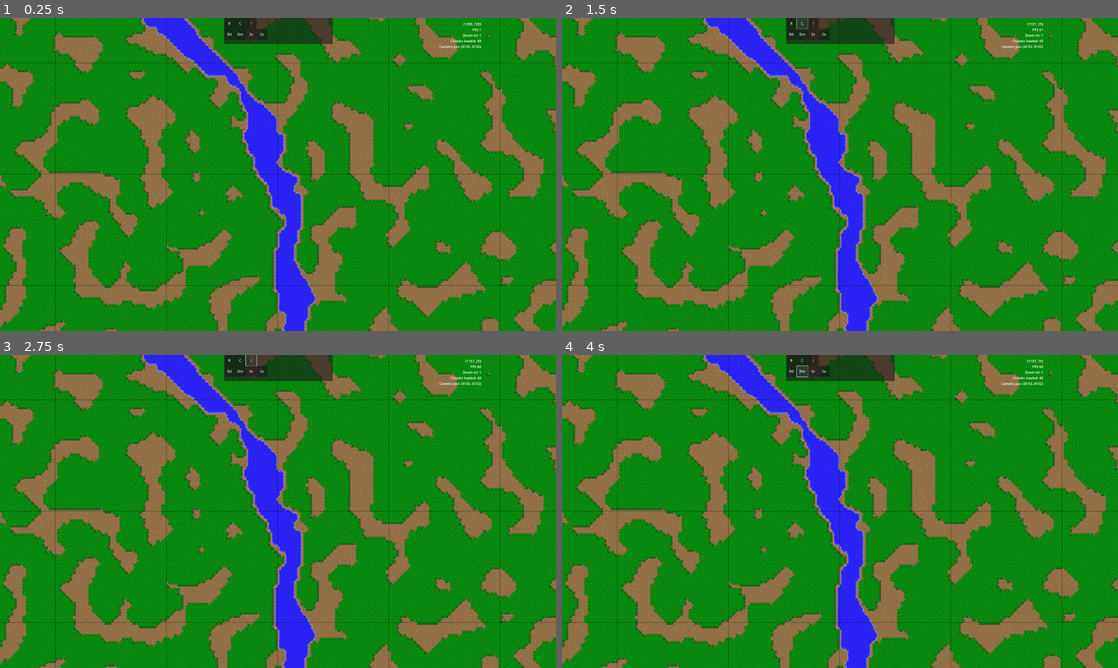
Above: before the commit, frames 1-4 (two rows, left to right).
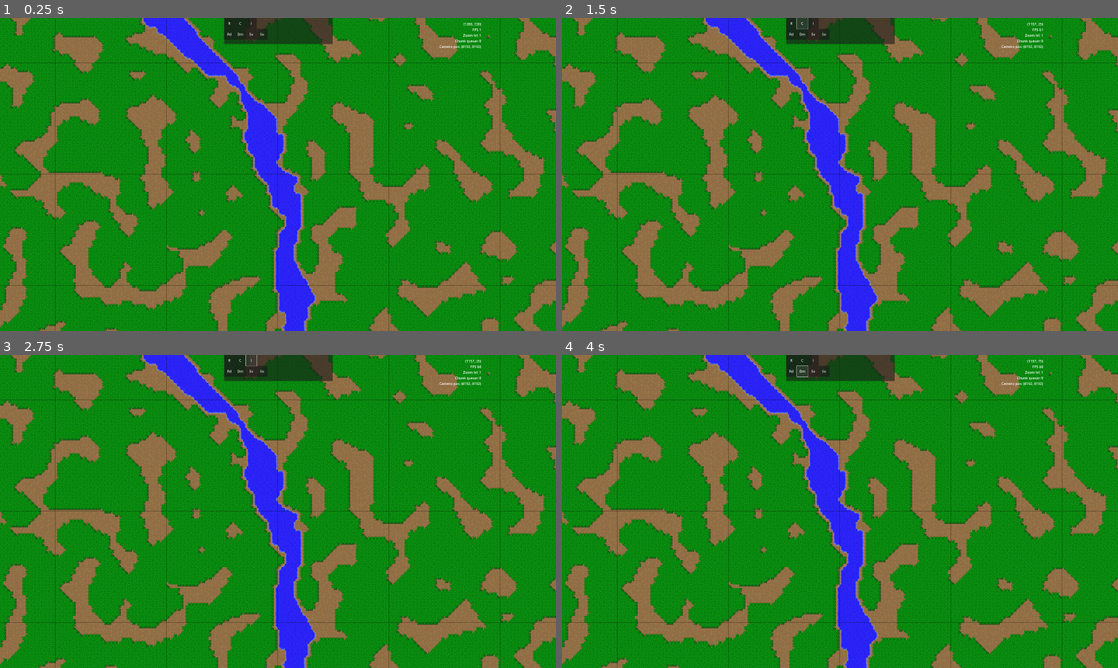
Above: after the commit, the same moments.

Repository: ahakkar/ACSIM
Game: Godot game, scene res://scenes/Main.tscn
Two runs of this game, one before a commit and one after it. Both use one fixed random seed, a clock stepped at 60 frames per second and the inputs below.
Inputs:
- Up to frame 1 (0.25 s): no input
- Up to frame 2 (1.5 s): click "R" at 0.5 s; click "C" at 1.25 s
- Up to frame 3 (2.75 s): click "I" at 2 s
- Up to frame 4 (4 s): click "Rd" at 2.75 s; click "Dm" at 3.5 s

The runs differ from the first frame. In frame 1, 1.5% of the frame differs, in the area x 0-100%, y 0-100%; in frame 2, 1.5%; in frame 3, 1.5%; in frame 4, 1.5%.

Commit message:
moved chunkgen to 2nd thread, initial solution

Diff:
--- a/scenes/Chunk.gd
+++ b/scenes/Chunk.gd
@@ -3,12 +3,13 @@
 
 var x:int = -1
 var y:int = -1
-var should_remove:bool = true
+var should_remove:bool = false
 
 # Called when the node enters the scene tree for the first time.
-func _init(xpos:int, ypos:int):
+func _init(ypos:int, xpos:int, sr: bool):
 	self.x = xpos
 	self.y = ypos
+	self.should_remove = sr
 
 	self.name = "Chunk [%d,%d]" % [x, y]
 	self.set_tileset(Globals.TILESET_TERRAIN)
--- a/scripts/CameraZoom2D.gd
+++ b/scripts/CameraZoom2D.gd
@@ -5,17 +5,22 @@
 var is_panning_camera = false
 var tween
 
+
 func camera_zoom_in() -> void:
 	_set_camera_zoom_level(Globals.CAMERA_ZOOM_LEVEL - Globals.CAMERA_ZOOM_FACTOR)
+
 
 func camera_zoom_out() -> void:
 	_set_camera_zoom_level(Globals.CAMERA_ZOOM_LEVEL + Globals.CAMERA_ZOOM_DURATION)
 
+
 func get_camera_position():
 	return self.position
 
-func _process(delta) -> void:
+
+func _process(_delta) -> void:
 	Globals.CAMERA_POSITION = self.position
+
 
 func _set_camera_zoom_level(value: float) -> void:
 	Globals.CAMERA_ZOOM_LEVEL = clamp(value, Globals.CAMERA_MIN_ZOOM_LEVEL, Globals.CAMERA_MAX_ZOOM_LEVEL)
@@ -29,8 +34,10 @@
 		Globals.CAMERA_ZOOM_DURATION
 	)
 
+
 func _on_set_camera_position(pos: Vector2) -> void:
 	self.position = pos
+
 
 func _unhandled_input(event):
 	if event.is_action_pressed("camera_zoom_in"):
--- a/scripts/ChunkHandler.gd
+++ b/scripts/ChunkHandler.gd
@@ -10,9 +10,12 @@
 # which is extremely slow in godot 4.0, 4096x4096 takes minutes to fill with set_cell() commands
 
 var chunks:Dictionary = {}
-var unready_chunks:Dictionary = {}
 var window_width = DisplayServer.window_get_size(0).x
 var distance = abs((window_width/(Globals.CHUNK_SIZE.x*Globals.TILE_SIZE_X)) / 2 +1 )
+var mutex:Mutex
+var semaphore:Semaphore
+var thread:Thread
+var exit_thread = false
 
 
 func _init() -> void:
@@ -20,23 +23,55 @@
 
 
 func _process(_delta):
+#	if !Globals.worlgen_ready || Globals.chunk_queue.size() > 64:
+#		return
 	update_chunks()
 	clean_up_chunks()
 	reset_chunks()
 
+	#print(self.get_child_count())
+
 
 func _ready():
-	#thread = Thread.new()
-	#print(distance)
-	pass
+	mutex = Mutex.new()
+	semaphore = Semaphore.new()
+	exit_thread = false
+
+	thread = Thread.new()
+	thread.start(start_chunkgen, Thread.PRIORITY_NORMAL)
 
 
-func add_chunk(x:int, y:int) -> void:
-	var key = str(y) + "," + str(x)
-	if chunks.has(key):
-		return
+func start_chunkgen():
+	while true:
+		semaphore.wait()
 
-	load_chunk(x, y, key)
+		mutex.lock()
+		var should_exit = exit_thread # Protect with Mutex.
+		mutex.unlock()
+
+		if should_exit:
+			break
+
+		if Globals.chunk_queue.size() > 0:
+			mutex.lock()
+			var vars = Globals.chunk_queue.pop_front()
+			mutex.unlock()
+
+			load_chunk(vars[0].y, vars[0].x, vars[1])
+
+
+# Thread must be disposed (or "joined"), for portability.
+func _exit_tree():
+	# Set exit condition to true.
+	mutex.lock()
+	exit_thread = true # Protect with Mutex.
+	mutex.unlock()
+
+	# Unblock by posting.
+	semaphore.post()
+
+	# Wait until it exits.
+	thread.wait_to_finish()
 
 
 func clean_up_chunks():
@@ -47,17 +82,14 @@
 			chunks.erase(key)
 
 
-func clear_chunk(pos:Vector2i) -> void:
-	self.chunks[pos.y][pos.x].clear()
+func correction_factor(d) -> float:
+	if Globals.CAMERA_ZOOM_LEVEL < 0.6:
+		return d * 2.0
+	elif Globals.CAMERA_ZOOM_LEVEL > 1.0:
+		return d
+	else:
+		return d * ( 1 + 2 * (1-Globals.CAMERA_ZOOM_LEVEL) )
 
-
-func correction_factor(distance) -> float:
-	if Globals.CAMERA_ZOOM_LEVEL < 0.6:
-		return distance * 2.0
-	elif Globals.CAMERA_ZOOM_LEVEL > 1.0:
-		return distance
-	else:
-		return distance * ( 1 + 2 * (1-Globals.CAMERA_ZOOM_LEVEL) )
 
 func get_chunk(x:int, y:int):
 	var key = str(y) + "," + str(x)
@@ -67,17 +99,21 @@
 	return null
 
 
-func load_chunk(x:int, y:int, key:String):
-	var chunk = Chunk.new(x,y)
-	self.add_child(chunk)
+func load_chunk(y:int, x:int, key):
+	var chunk = Chunk.new(y, x, false)
+	call_deferred("add_child", chunk)
+
+	mutex.lock()
 	chunks[key] = chunk
-
-	Globals.chunks_loaded += 1
+	mutex.unlock()
 
 
 func reset_chunks():
+	# avoid trying to edit already removed chunks
+	mutex.lock()
 	for key in chunks:
 		chunks[key].should_remove = true
+	mutex.unlock()
 
 
 func update_chunks():
@@ -88,11 +124,20 @@
 	# based on current zoom level.
 	var zoom_corrected = correction_factor(distance)
 
+	# iterate through all the chunks. if a chunk is in camera range,
+	# and it exists, it should not be removed
+	# if chunk should be in range and it doesn't exist, it will be
+	# created by adding the coords to a work queue
 	for y in Globals.map_size/Globals.CHUNK_SIZE.y:
 		for x in Globals.map_size/Globals.CHUNK_SIZE.x:
 			if (abs(x - p_x) <= zoom_corrected && abs(y - p_y) <= zoom_corrected):
-				add_chunk(x, y)
-
-				var chunk = get_chunk(x,y)
-				if chunk != null:
-					chunk.should_remove = false
+				var key = str(y) + "," + str(x)
+				if chunks.has(key):
+					var chunk = get_chunk(x,y)
+					if chunk != null:
+						chunk.should_remove = false
+				else:
+					mutex.lock()
+					Globals.chunk_queue.push_back([Vector2i(x, y), key])
+					mutex.unlock()
+					semaphore.post()
--- a/scripts/Control.gd
+++ b/scripts/Control.gd
@@ -26,7 +26,7 @@
 		str(get_viewport().get_mouse_position()) +"\n" +
 		"FPS " + str(Engine.get_frames_per_second()) + "\n" +
 		"Zoom lvl: " + str(Globals.CAMERA_ZOOM_LEVEL) + "\n" +
-		"Chunks loaded: " + str(Globals.chunks_loaded) + "\n" +
+		"Chunk queue: " + str(Globals.chunk_queue.size()) + "\n" +
 		"Camera pos: " + str(Globals.CAMERA_POSITION)
 	)
 
--- a/scripts/Globals.gd
+++ b/scripts/Globals.gd
@@ -4,23 +4,25 @@
 extends Node
 
 var chunks_loaded:int = 0
+var chunk_queue:Array = []
+var worlgen_ready:bool = false
 
 ###################################
 # CHUNK AND TERRAIN SETTINGS	  #
 ###################################
+
 # world map chunk size
 const CHUNK_SIZE:Vector2i = Vector2i(32,32)
+
 # tilemap tile types
 enum {TILE_WATER, TILE_TERRAIN, TILE_FOREST, TILE_BOG}
+
 # tilemap layers
 enum {LAYER_TERRAIN, LAYER_BUILDINGS}
 const TILESET_TERRAIN:TileSet = preload("res://scenes/Chunk.tres")
 
-func choose_randomly(list_of_entries):
-	return list_of_entries[randi() % list_of_entries.size()]
-
 # map size is based on input image x*y pixel size
-var map_size:int
+var map_size:int = 0
 
 # store terrain type (water, land, forest etc. for every map cell)
 var map_terrain_data:Array[Array] = [[]]
--- a/scripts/Main.gd
+++ b/scripts/Main.gd
@@ -32,25 +32,18 @@
 #	)
 		Globals.CAMERA_POSITION = Vector2(16*256/2, 16*256/2)
 
-#func _process(_delta):
-#	Globals.CAMERA_POSITION = _2d_camera.position
 
 # Called when the node enters the scene tree for the first time.
 func _ready():
 	# create a new world and worldgenerator
 	_world_generator = WorldGenerator.new()
-	_chunk_handler = ChunkHandler.new()
 	#_2d_camera = CameraZoom2D.new()
 
 	# add chunk handler if worldgen was successful
 	if _world_generator.generate_world(map_filename):
+		Globals.worlgen_ready = true
+		_chunk_handler = ChunkHandler.new()
 		add_child(_chunk_handler)
-		#add_child(_2d_camera)
-
-#		for y in Globals.map_size/Globals.CHUNK_SIZE.y:
-#			for x in Globals.map_size/Globals.CHUNK_SIZE.x:
-#				#if (y + x) % 2 == 0:
-#				_chunk_handler.load_chunk(x, y)
 	else:
 		push_error("World generation failed :-(")
 
--- a/scripts/WorldGenerator.gd
+++ b/scripts/WorldGenerator.gd
@@ -2,6 +2,7 @@
 extends RefCounted
 
 var image:Image = Image.new()
+
 
 var directions:Array = [
 	Vector2i(0,1),	# south
@@ -10,6 +11,7 @@
 	Vector2i(-1,0)  # west
 	]
 
+
 func are_coords_valid(value:int, bounds:Vector2i, errmsg:String) -> bool:
 	if bounds.x > value or value > bounds.y:
 		errmsg = errmsg % [value, bounds.x, bounds.y]
@@ -17,6 +19,11 @@
 		return false
 
 	return true
+
+
+func choose_randomly(list_of_entries):
+	return list_of_entries[randi() % list_of_entries.size()]
+
 
 func choose_tile(tile:Vector2i, selected, surrounding) -> Array:
 	var surrounding_tiles:Array = []
@@ -37,14 +44,15 @@
 	if selected_tile == null:
 		tile_coords = Globals.td[selected].get("default")[0]
 	elif selected_tile.size() > 1:
-		tile_coords = Globals.choose_randomly(selected_tile)
+		tile_coords = choose_randomly(selected_tile)
 	else:
 		tile_coords = selected_tile[0]
 
 	return [
 		tile_coords,
-		0 if selected_tile else Globals.choose_randomly([0,1,2,3])
+		0 if selected_tile else choose_randomly([0,1,2,3])
 		]
+
 
 # Generates biomes, like forest and bog
 func generate_biomes() -> void:
@@ -81,6 +89,7 @@
 						Globals.map_terrain_data[y][x] = Globals.TILE_FOREST
 					# can add other tresholds here for other biomes
 
+
 func generate_world(filename) -> bool:
 	var image_size:Vector2i
 
@@ -106,29 +115,30 @@
 	var start = Time.get_ticks_usec()
 	read_image_pixel_data()
 	var end = Time.get_ticks_usec()
-	print("read image data ", (end-start)/1000.0, "ms")
+	print("1/5: read image data ", (end-start)/1000.0, "ms")
 
 	start = Time.get_ticks_usec()
 	smooth_land_features(Globals.TILE_WATER)  # smooth water
 	end = Time.get_ticks_usec()
-	print("smooth water ", (end-start)/1000.0, "ms")
+	print("2/5: smooth water ", (end-start)/1000.0, "ms")
 
 	start = Time.get_ticks_usec()
 	generate_biomes()
 	end = Time.get_ticks_usec()
-	print("generate biomes ", (end-start)/1000.0, "ms")
+	print("3/5: generate biomes ", (end-start)/1000.0, "ms")
 
 	start = Time.get_ticks_usec()
 	smooth_land_features(Globals.TILE_FOREST) # smooth out forest
 	end = Time.get_ticks_usec()
-	print("smooth forest ", (end-start)/1000.0, "ms")
+	print("4/5: smooth forest ", (end-start)/1000.0, "ms")
 
 	start = Time.get_ticks_usec()
 	select_tilemap_tiles()
 	end = Time.get_ticks_usec()
-	print("select tiles ", (end-start)/1000.0, "ms")
+	print("5/5: select tiles ", (end-start)/1000.0, "ms")
 
 	return true
+
 
 func read_image_pixel_data():
 	# initialize the array to have enough rows
@@ -146,6 +156,7 @@
 				Globals.map_terrain_data[y][x] = Globals.TILE_WATER
 			else:
 				Globals.map_terrain_data[y][x] = Globals.TILE_TERRAIN
+
 
 func select_tilemap_tiles() -> void:
 	for y in Globals.map_terrain_data.size():
@@ -153,15 +164,16 @@
 			# layer | position coords | tilemap id | coords of the tile at tilemap | alternative tile
 			match Globals.map_terrain_data[y][x]:
 				Globals.TILE_WATER:	 # water or shoreline
-					Globals.map_tile_data[y][x] = choose_tile(Vector2i(x, y), Globals.TILE_WATER, Globals.TILE_TERRAIN)
+					Globals.map_tile_data[y][x] = choose_tile(Vector2i(x,y), Globals.TILE_WATER, Globals.TILE_TERRAIN)
 
 				Globals.TILE_TERRAIN: #terrain or forest edge
 					Globals.map_tile_data[y][x] = choose_tile(Vector2i(x,y), Globals.TILE_TERRAIN, Globals.TILE_FOREST)
 
 				Globals.TILE_FOREST:
-					Globals.map_tile_data[y][x] = [Vector2i(5,1), Globals.choose_randomly([0,1,2,3])]
+					Globals.map_tile_data[y][x] = [Vector2i(5,1), choose_randomly([0,1,2,3])]
 
 				_:  #default
+					push_error("should be never here in worldgen!")
 					pass
 
 
@@ -188,6 +200,7 @@
 						Globals.TILE_TERRAIN
 					)
 
+
 # TEMP SPAGHETTI SOLUTION
 func smooth_forest_recursively(pos:Vector2i, selected:int, comp:int) -> void:
 	# now we are supposed to be inspecting a tile with land
@@ -222,7 +235,8 @@
 		_:
 			return
 
-	#smooth_forest_recursively(pos, selected, comp)
+	smooth_forest_recursively(pos, selected, comp)
+
 
 func smooth_recursively(pos:Vector2i, selected:int, comp:int) -> void:
 	# now we are supposed to be inspecting a tile with land
@@ -255,6 +269,7 @@
 			return
 
 	smooth_recursively(pos, selected, comp)
+
 
 func validate_mapgen_params() -> bool:
 	if !are_coords_valid(
